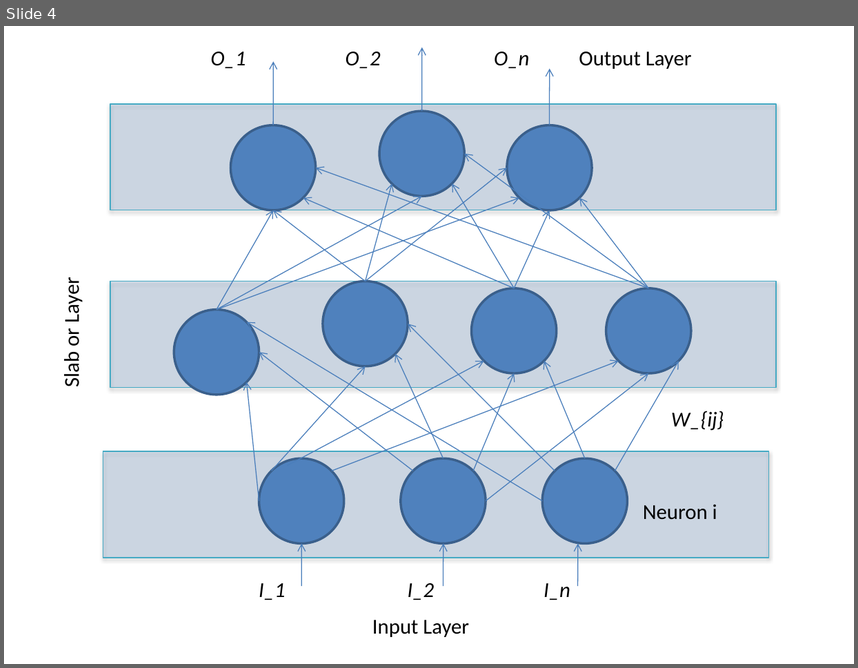
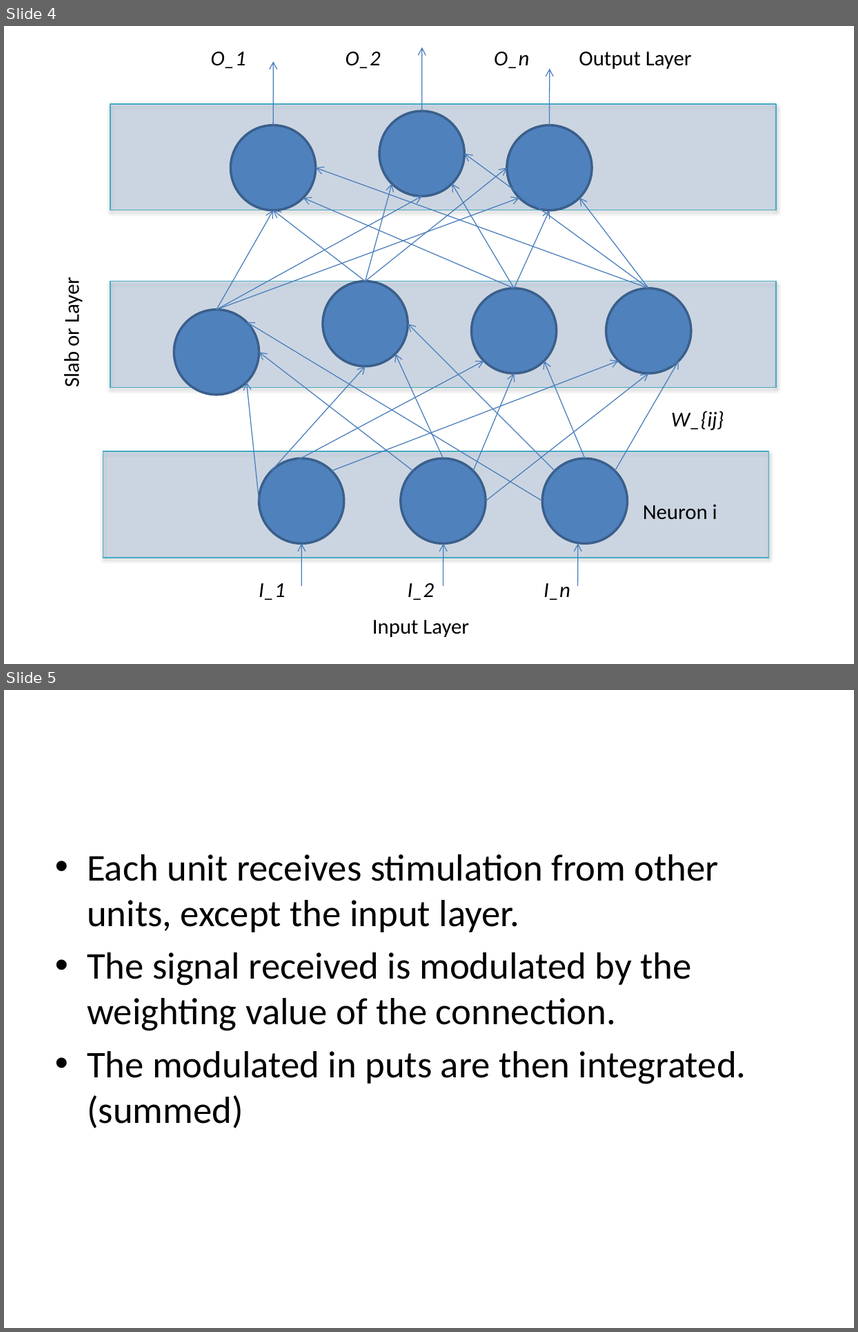
Before and after one commit to edvelezg/unb-nn, a slide deck: Neural Networks.pptx. Shown one above the other, each under a label of ours: slide 4 before the commit, slides 4 and 5 after it. The pictures are 858x668 and 858x1332 pixels, drawn with LibreOffice and Linux fonts; fonts in the diff are those of the drawing. Boxes give left, top, right and bottom in pixels: in the first picture for what was removed or moved away, otherwise in the second. Text is boxed around its words. In the diff, an @@ line names an element or a change of style, - is before the commit and + after.

```diff
--- a/Neural Networks.pptx
+++ b/Neural Networks.pptx
@@ slide 5 added at (x1=4, y1=690, x2=854, y2=1328), background #FFFFFF @@
@@ text added at (x1=87, y1=854, x2=746, y2=1128), 32 pt, text #000000 @@
+• Each unit receives stimulation from other units, except the input layer.
+• The signal received is modulated by the weighting value of the connection.
+• The modulated in puts are then integrated. (summed)
```
Also in this commit, not shown: 4 other slides added, 1 slide removed, 1 other file.
